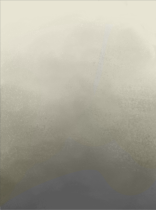
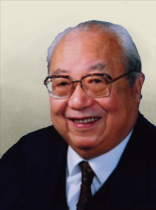
Comparing the layer stacks of the two 156 x 210 images. Changes:
added layer "xiaotong.jpg" above "kuroda.jpg" over [0, 19, 156, 210]
